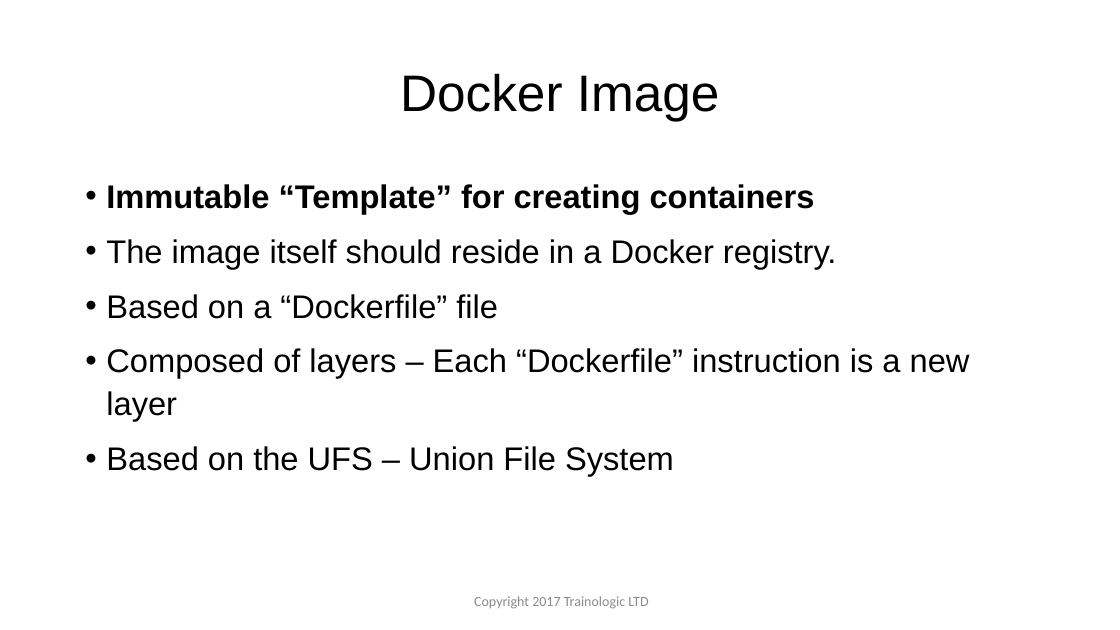
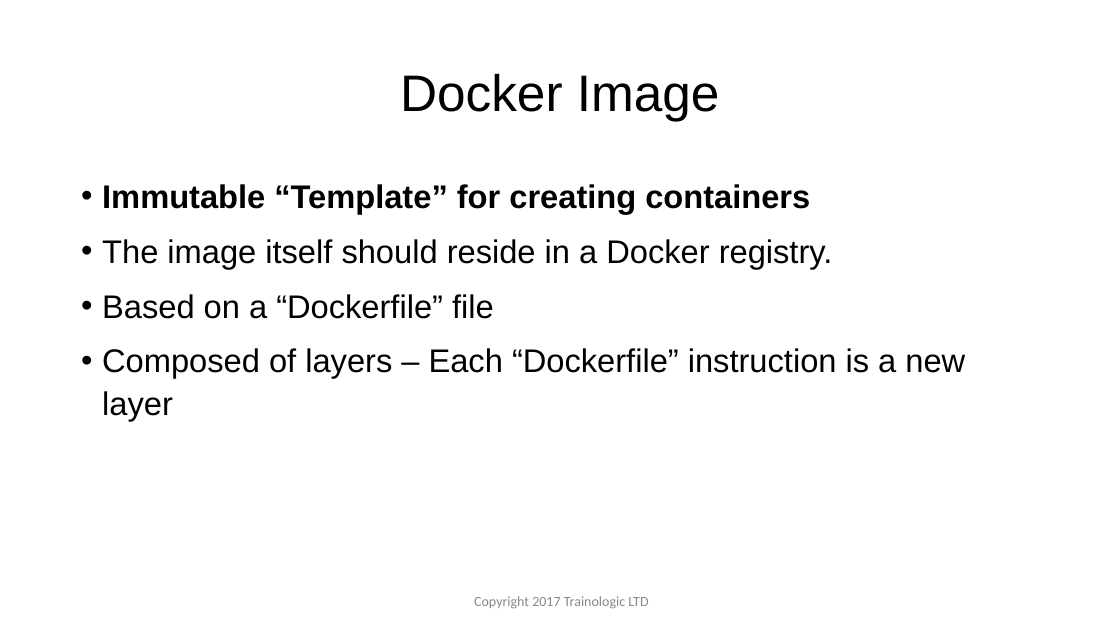
Before and after one commit to ColonelLanda/docker-meetup-2018, a slide deck: slide 10 of Docker - Meetup.pptx. Drawn at 1120x630 pixels with LibreOffice and Linux fonts; fonts in the diff are those of the drawing; background and template pictures are left out. Boxes give left, top, right and bottom in pixels: in the first picture for what was removed or moved away, otherwise in the second. Text is boxed around its words. In the diff, an @@ line names an element or a change of style, - is before the commit and + after.

```diff
--- a/Docker - Meetup.pptx
+++ b/Docker - Meetup.pptx
@@ text at (106,446,674,476): paragraph removed @@
-• Based on the UFS – Union File System
```
Also in this commit, not shown: 35 other slides changed, 2 slides added, 5 slides removed, 1 other file.
